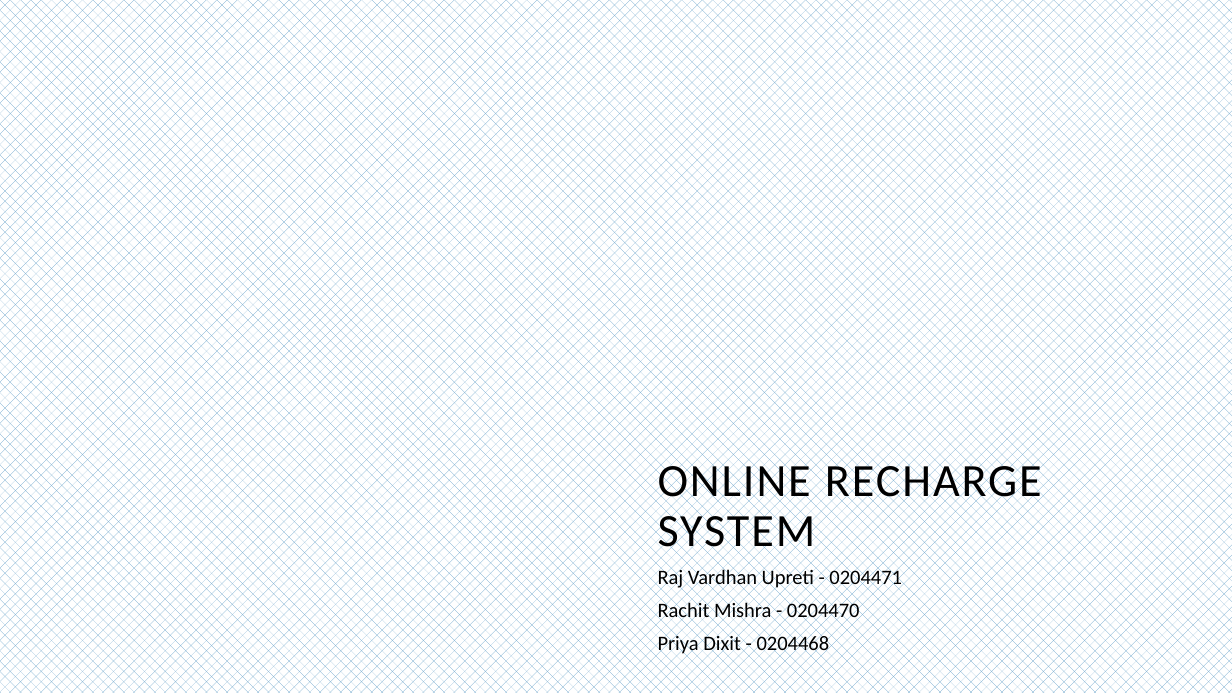
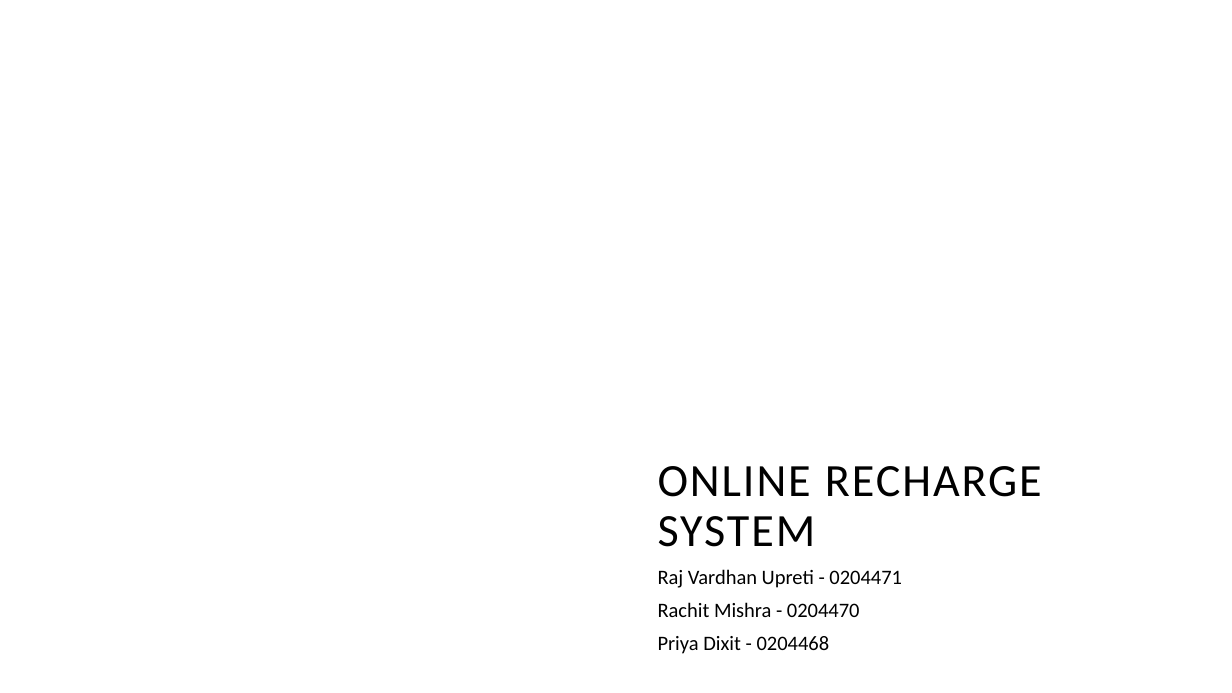
Before and after one commit to therazz03/OnlineRecharge, a slide deck: slide 1 of documents/OnlineRechargeSystem.pptx. Drawn at 1232x693 pixels with LibreOffice and Linux fonts; fonts in the diff are those of the drawing; background and template pictures are left out. Boxes give left, top, right and bottom in pixels: in the first picture for what was removed or moved away, otherwise in the second. Text is boxed around its words. In the diff, an @@ line names an element or a change of style, - is before the commit and + after.

```diff
--- a/documents/OnlineRechargeSystem.pptx
+++ b/documents/OnlineRechargeSystem.pptx
@@ background pattern #66A1C9 on #FFFFFF to #FFFFFF @@
```
Also in this commit, not shown: 1 other slide changed, 4 other files.
